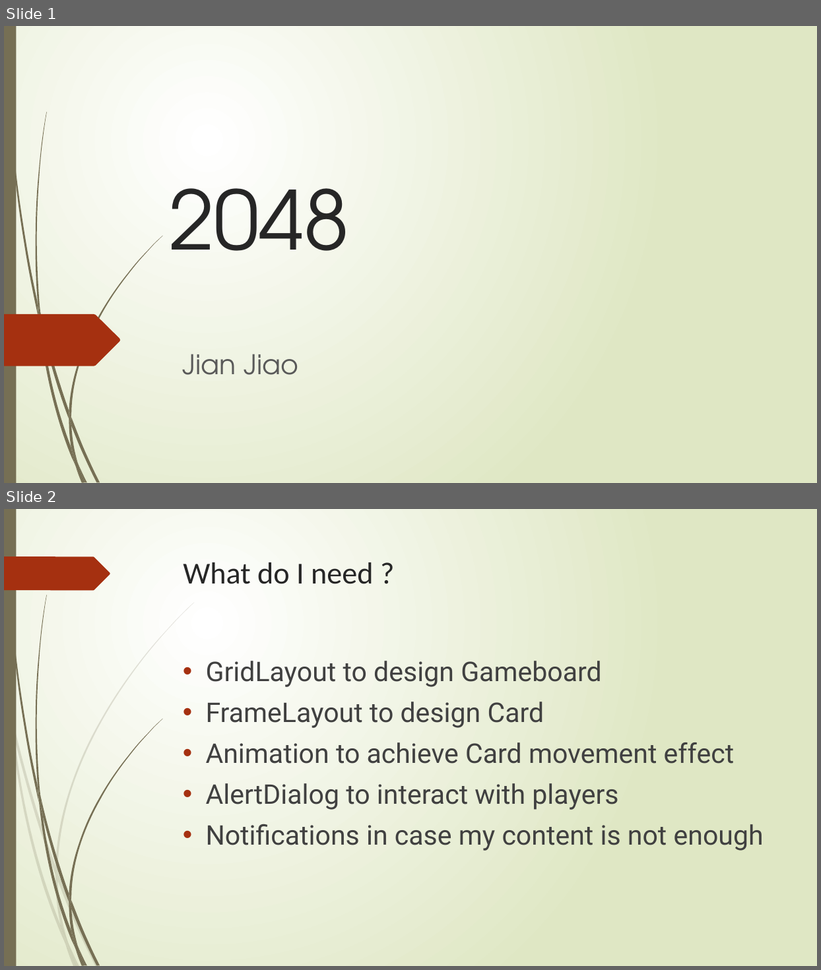
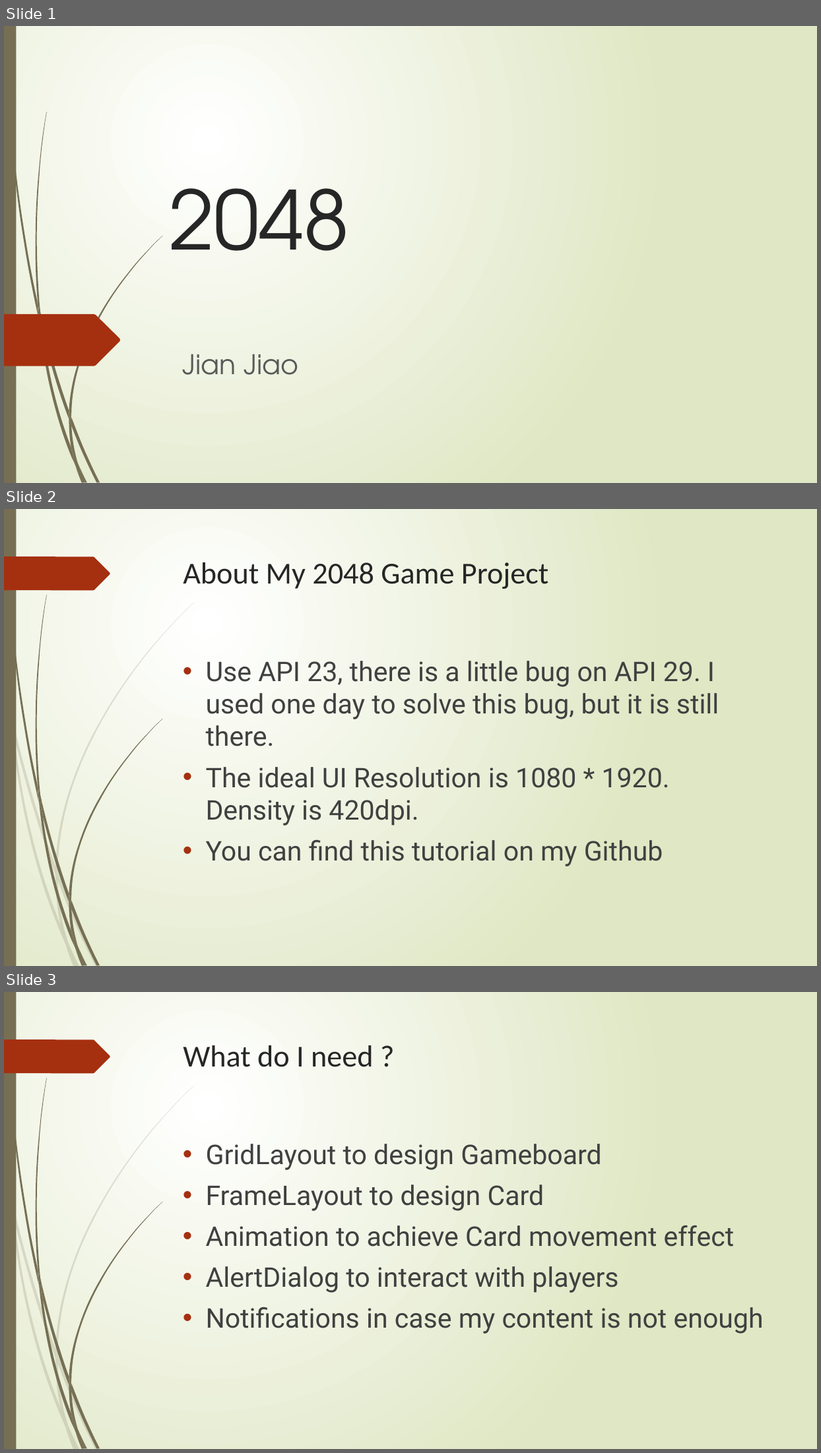
Before and after one commit to DMIT2504/dmit2504-e01-spring2020term-courseproject-JJ-JianJiao, a slide deck: 2048_project_tutorial.pptx. Shown one above the other, each under a label of ours: slides 1 and 2 before the commit, slides 1, 2 and 3 after it. The pictures are 821x970 and 821x1453 pixels, drawn with LibreOffice and Linux fonts; fonts in the diff are those of the drawing; background and template pictures are left out. Boxes give left, top, right and bottom in pixels: in the first picture for what was removed or moved away, otherwise in the second. Text is boxed around its words. In the diff, an @@ line names an element or a change of style, - is before the commit and + after.

Commit message:
add new version tutorial

```diff
--- a/2048_project_tutorial.pptx
+++ b/2048_project_tutorial.pptx
@@ slide 2 added at (4,509,817,966), background gradient #FFFFFF to #DFE8C4; not listed: 24 template elements that a slide beside it also shows @@
@@ title added at (183,562,548,589), 36 pt, text #262626 @@
+About My 2048 Game Project
@@ text added at (206,661,719,867), 32 pt, text #404040 @@
+• Use API 23, there is a little bug on API 29. I used one day to solve this bug, but it is still there.
+• The ideal UI Resolution is 1080 * 1920. Density is 420dpi.
+• You can find this tutorial on my Github
@@ what was slide 2 is now slide 3 @@
```
Also in this commit, not shown: 4 slides changed.
